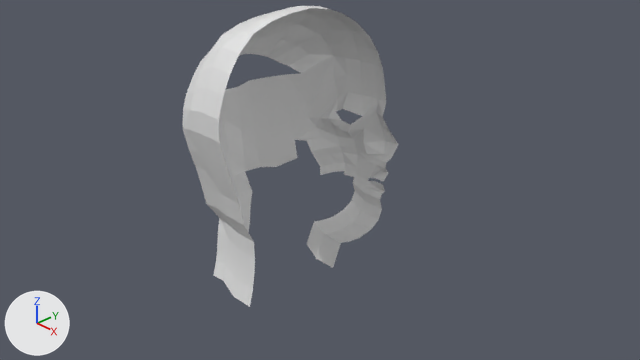
Two versions of the Blender file My-Blender-3D-Models/head.blend, one commit apart.
Camera for both pictures: the file's camera 'Camera'. Arrows for +X, +Y and +Z are at lower left; the lights stay in place. The same objects are shown in both versions, whatever each file hides.

Before the edit, the objects in view are built like this:
```python
me_cube_002 = bpy.data.meshes.new('Cube.002')
me_cube_002.from_pydata(...)  # 314 vertices, 259 faces; spans x 0.32..3.32, y -1.35..6.05, z -3.88..5.14
me_cube_002.materials.append(mat_material_001)  # white #e7e7e7
ob_head = bpy.data.objects.new('Head', me_cube_002)
ob_head.location = (0.0, 1.082, 0.0)
ob_head.rotation_euler = (0.0, 0.0, 3.142)  # degrees (0, 0, 180)
ob_head.scale = (0.415, 0.415, 0.415)
```
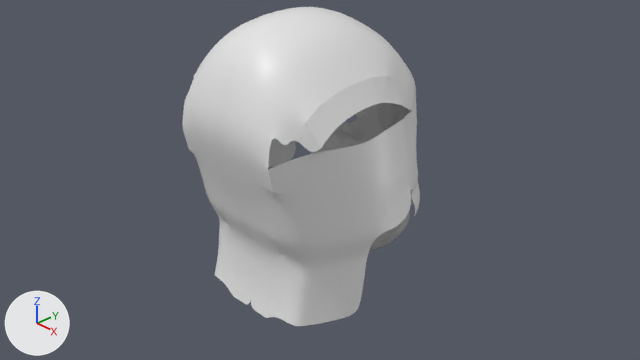
Boxes (x1, y1, x2, y2) around the edits, measured in the pictures (640 x 360 px; the box of a moved part takes in the faces that stretch with it):
'Head', reshaped, moved, modifiers changed (10% wider)
    before: (183, 6, 398, 307)
    after: (183, 7, 420, 326)
part 1 of me_cube_002, moved or reshaped
    before: (291, 118, 336, 141)
    after: (330, 133, 418, 191)
part 2 of me_cube_002, moved or reshaped
    before: (183, 6, 398, 307)
    after: (183, 7, 420, 326)

Patch to the scene script:
```diff
--- a/My-Blender-3D-Models/head.blend.py
+++ b/My-Blender-3D-Models/head.blend.py
@@ me_cube_002 @@
 # used by ob_head; location = (0.0, 1.082, 0.0); rotation_euler = (0.0, 0.0, 3.142), in degrees (0, 0, 180); scale = (0.415, 0.415, 0.415)
-me_cube_002.from_pydata(...)  # 314 vertices, 259 faces; spans x 0.32..3.32, y -1.35..6.05, z -3.88..5.14
+me_cube_002.from_pydata(...)  # 314 vertices, 259 faces; spans x -0.01..2.98, y -1.35..6.05, z -3.88..5.14
+# me_cube_002 part 1: the 1 vertex in x 2.7, y 0.21, z 0.05 is moved by (-0.42, 0.13, 0.0)
+# me_cube_002 part 2: 313 of the vertices in x 0.32..3.32, y -1.35..6.05, z -3.88..5.14 are moved by (-0.34, 0.0, 0.0)
 me_cube_002.materials.append(mat_material_001)
@@ ob_head @@
 ob_head = bpy.data.objects.new('Head', me_cube_002)
-ob_head.location = (0.0, 1.082, 0.0)
+ob_head.location = (-0.139, 1.082, 0.0)
 ob_head.rotation_euler = (0.0, 0.0, 3.142)  # degrees (0, 0, 180)
 ob_head.scale = (0.415, 0.415, 0.415)
+_m = ob_head.modifiers.new('Mirror', 'MIRROR')
+_m.use_clip = True
+_m = ob_head.modifiers.new('Subdivision', 'SUBSURF')
+_m.levels = 2
```
